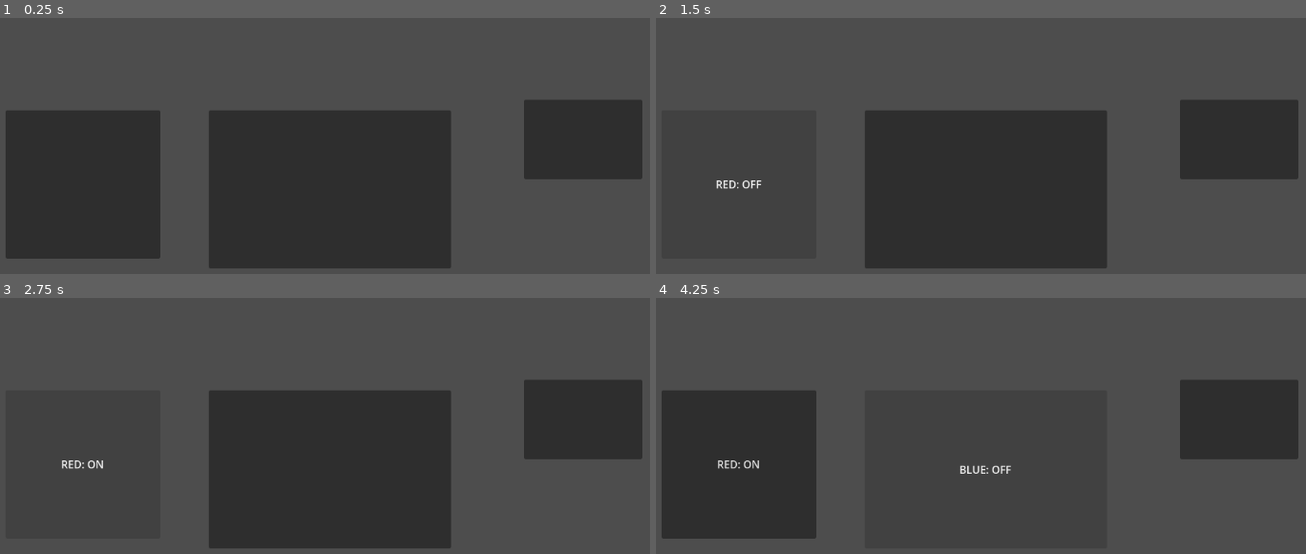
Above: before the commit, frames 1-4 (two rows, left to right).
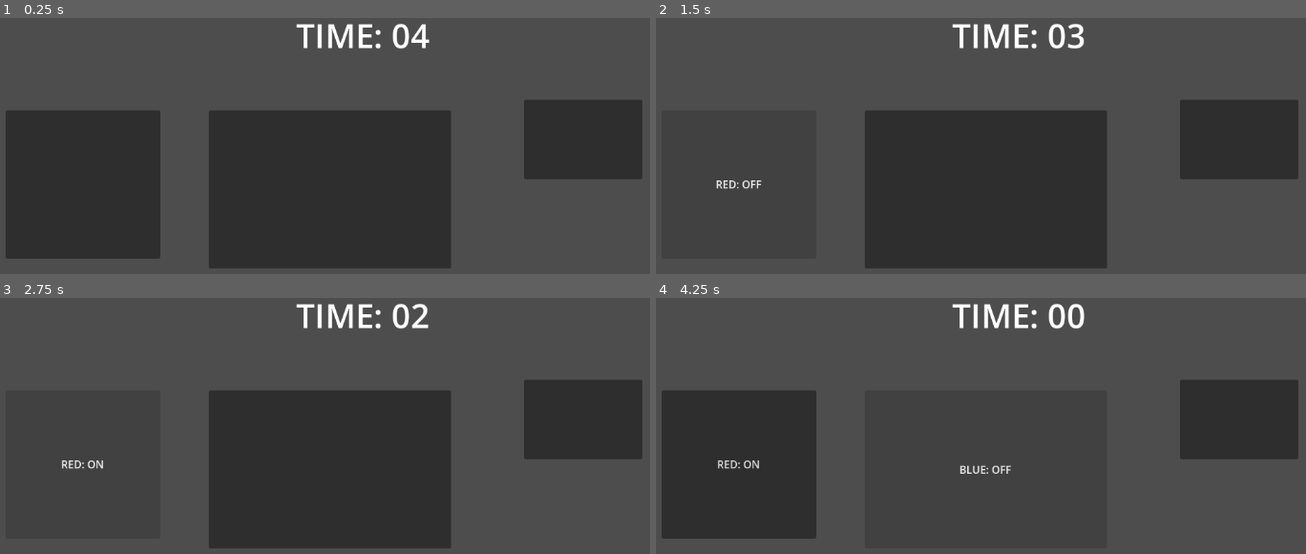
Above: after the commit, the same moments.

Repository: Mr-Excoem/brackeys-jam-2026-2
Game: Godot game, scene res://main.tscn
Same seed, same stepped clock (60 frames per second), same inputs: the game is played once before the commit and once after it. The project has no main scene, so this scene is started directly.
Inputs (mouse positions are in pixels of both pictures, inside the frame that each line leads up to):
- Up to frame 1 (0.25 s): no input
- Up to frame 2 (1.5 s): click (740, 184) at 0.5 s; click "RED: ON" at 1.25 s
- Up to frame 3 (2.75 s): click "RED: OFF" at 2 s
- Up to frame 4 (4.25 s): click (987, 469) at 2.75 s; click "BLUE: ON" at 3.5 s

The runs differ from the first frame. In frame 1, 0.8% of the frame differs, in the area x 45-67%, y 2-12%; in frame 2, 0.8%; in frame 3, 0.8%; in frame 4, 0.9%, in the area x 45-66%, y 2-12%.

Commit message:
timer feature added
stops at correct combination

Diff:
--- a/brackeys-2026/main.gd
+++ b/brackeys-2026/main.gd
@@ -3,15 +3,41 @@
 var red_on = false
 var blue_on = false
 var green_on = false
+var time_left = 5.0
+var correct_red = false
+var correct_blue = true
+var correct_green = false
+var bomb_defused = false
 
 func _on_red_light_pressed():
 	red_on = !red_on
 	$RedLight.text = "RED: " + ("ON" if red_on else "OFF")
+	check_solution()
 
 func _on_blue_light_pressed():
 	blue_on = !blue_on
 	$BlueLight.text = "BLUE: " + ("ON" if blue_on else "OFF")
+	check_solution()
 
 func _on_green_light_pressed():
 	green_on = !green_on
 	$GreenLight.text = "GREEN: " + ("ON" if green_on else "OFF")
+	check_solution()
+
+func _process(delta):
+	if bomb_defused:
+		return
+
+	if time_left > 0:
+		time_left -= delta
+
+	if time_left < 0:
+		time_left = 0
+
+	var seconds = int(time_left)
+	$TimerLabel.text = "TIME: %02d" % seconds
+
+func check_solution():
+	if red_on == correct_red and blue_on == correct_blue and green_on == correct_green:
+		bomb_defused = true
+		print("BOMB DEFUSED!")
--- a/brackeys-2026/main.tscn
+++ b/brackeys-2026/main.tscn
@@ -23,6 +23,16 @@
 offset_right = 1028.0
 offset_bottom = 294.0
 
+[node name="TimerLabel" type="Label" parent="." unique_id=868008306]
+offset_left = 399.0
+offset_top = 17.0
+offset_right = 812.0
+offset_bottom = 136.0
+theme_override_font_sizes/font_size = 50
+text = "TIME: 01:00"
+horizontal_alignment = 1
+vertical_alignment = 1
+
 [connection signal="pressed" from="RedLight" to="." method="_on_red_light_pressed"]
 [connection signal="pressed" from="BlueLight" to="." method="_on_blue_light_pressed"]
 [connection signal="pressed" from="GreenLight" to="." method="_on_green_light_pressed"]
